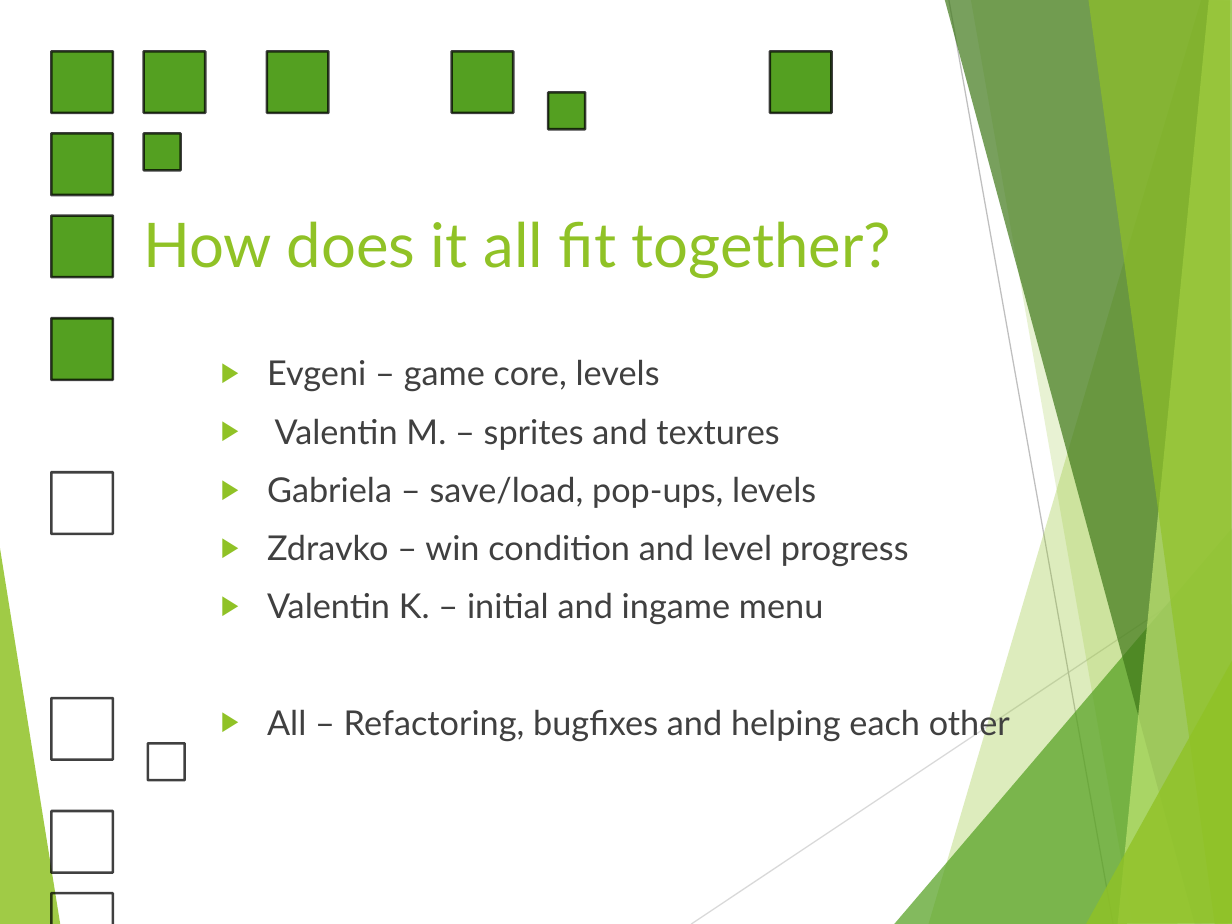
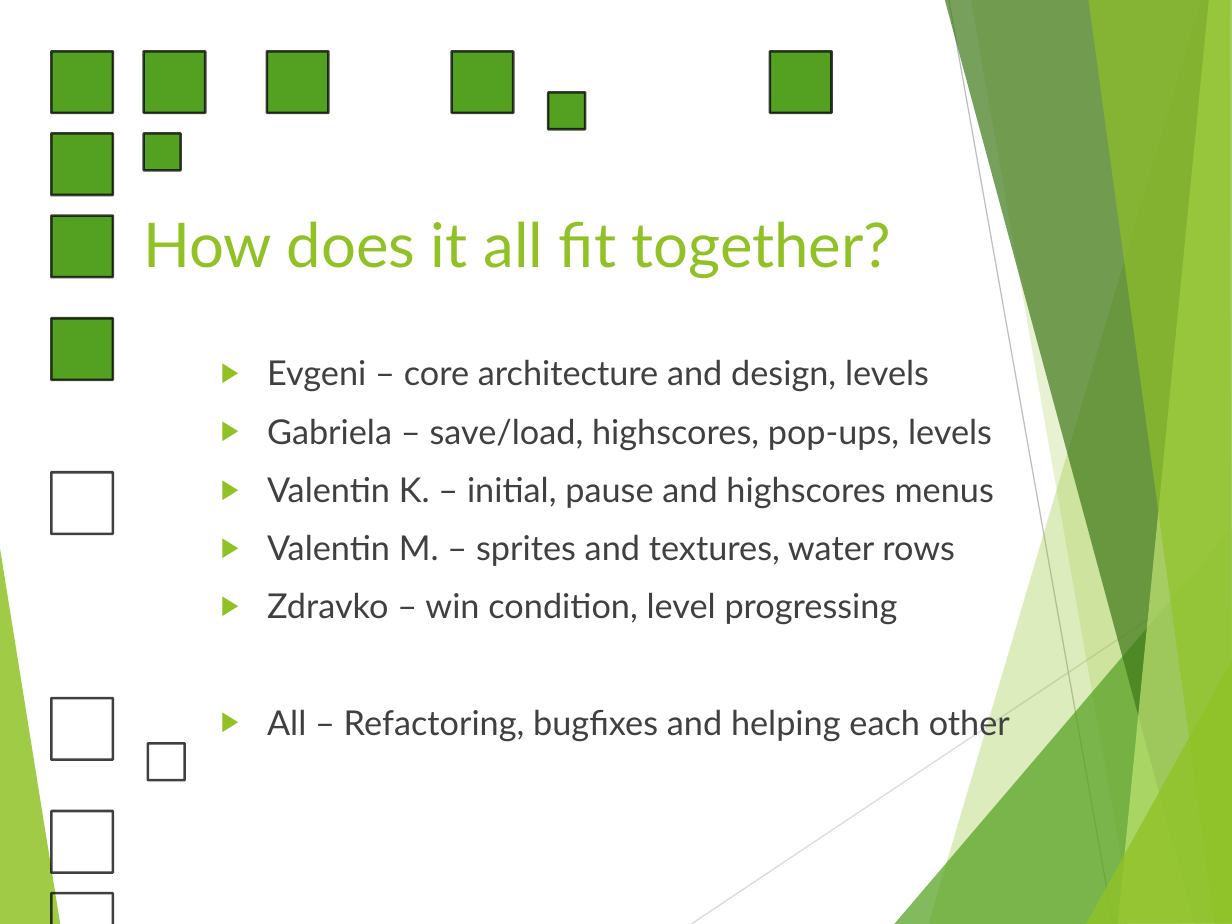
Before and after one commit to TeamBajic/Game, a slide deck: slide 5 of Frogger.pptx. Drawn at 1232x924 pixels with LibreOffice and Linux fonts; fonts in the diff are those of the drawing. Boxes give left, top, right and bottom in pixels: in the first picture for what was removed or moved away, otherwise in the second. Text is boxed around its words. In the diff, an @@ line names an element or a change of style, - is before the commit and + after.

Commit message:
Moved loadHighscores() inside initializeLevel(); Edited presentation;

```diff
--- a/Frogger.pptx
+++ b/Frogger.pptx
@@ text at (267, 359, 994, 625): text changed @@
-▶ Evgeni – game core, levels
-▶ Valentin M. – sprites and textures
-▶ Gabriela – save/load, pop-ups, levels
-▶ Zdravko – win condition and level progress
-▶ Valentin K. – initial and ingame menu
+▶ Evgeni – core architecture and design, levels
+▶ Gabriela – save/load, highscores, pop-ups, levels
+▶ Valentin K. – initial, pause and highscores menus
+▶ Valentin M. – sprites and textures, water rows
+▶ Zdravko – win condition, level progressing
```
Also in this commit, not shown: 2 other slides changed, 3 other files.
